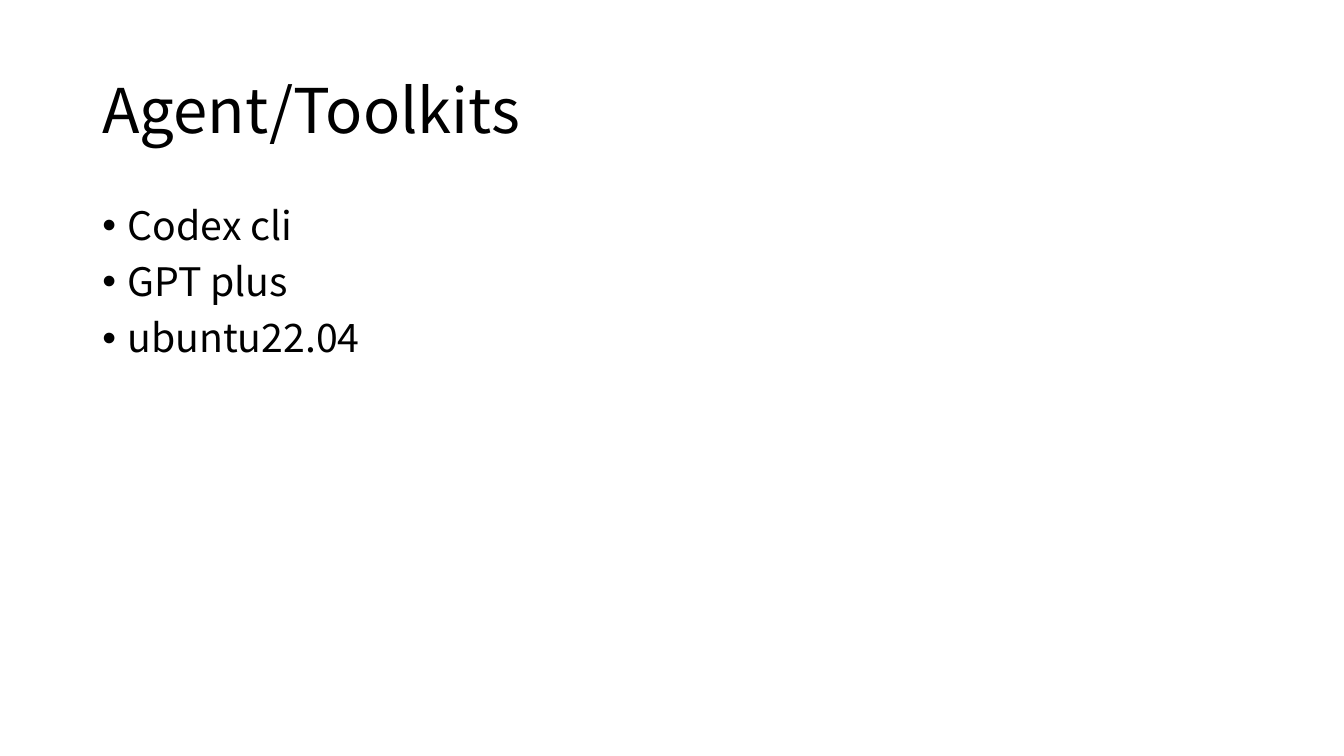
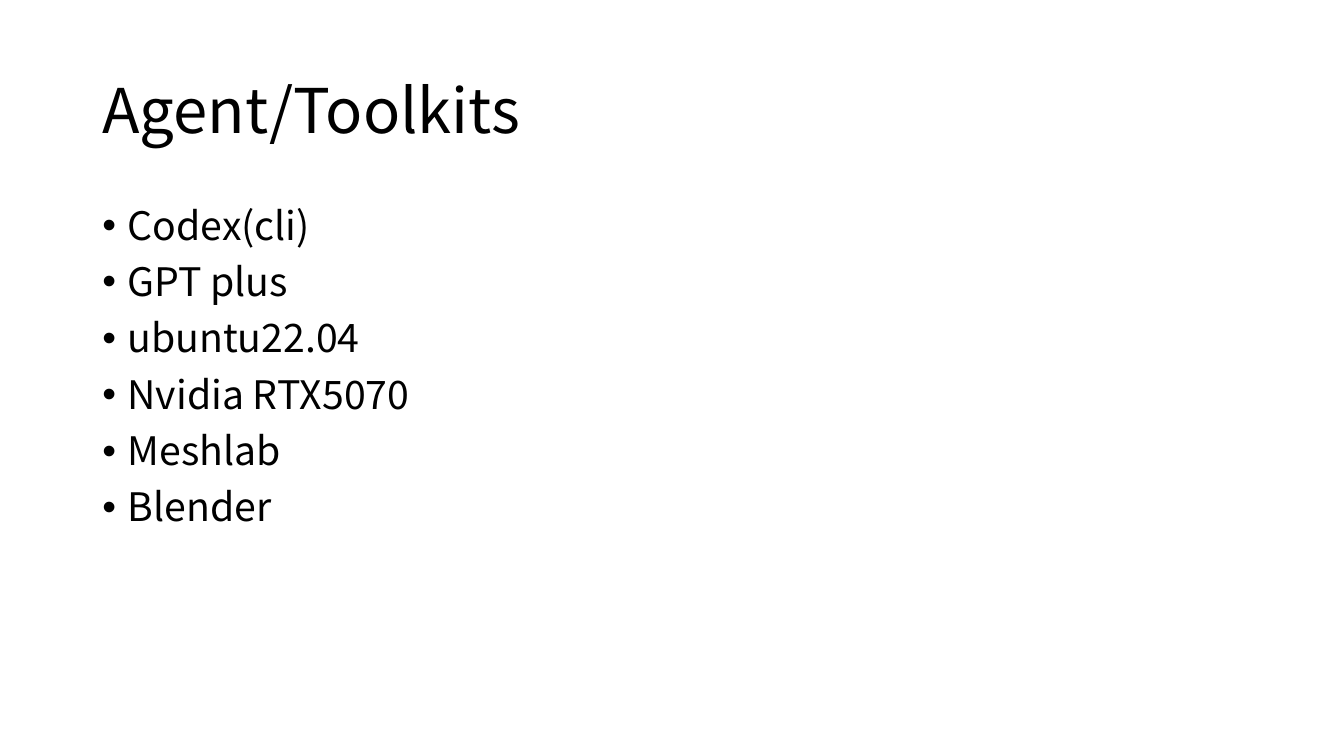
Before and after one commit to Napucheng/AI-refactor, a slide deck: slide 4 of DeepGen/DeepGen-3D-WM-Napucheng.pptx. Drawn at 1344x756 pixels with LibreOffice and Linux fonts; fonts in the diff are those of the drawing. Boxes give left, top, right and bottom in pixels: in the first picture for what was removed or moved away, otherwise in the second. Text is boxed around its words. In the diff, an @@ line names an element or a change of style, - is before the commit and + after.

```diff
--- a/DeepGen/DeepGen-3D-WM-Napucheng.pptx
+++ b/DeepGen/DeepGen-3D-WM-Napucheng.pptx
@@ text at [128, 208, 310, 248]: text changed @@
-• Codex cli
+• Codex(cli)
@@ text at [128, 377, 409, 522]: paragraphs added @@
+• Nvidia RTX5070
+• Meshlab
+• Blender
```
Also in this commit, not shown: 3 other slides changed, 2 slides added, 1 slide removed, 50 other files.
